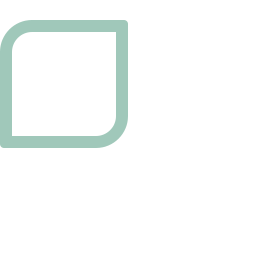
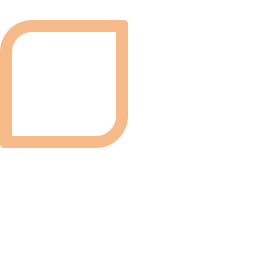
Layered file, before and after one edit (256x256). Changes by layer:
painted on "Ellipse" over box(0, 20, 128, 148)
